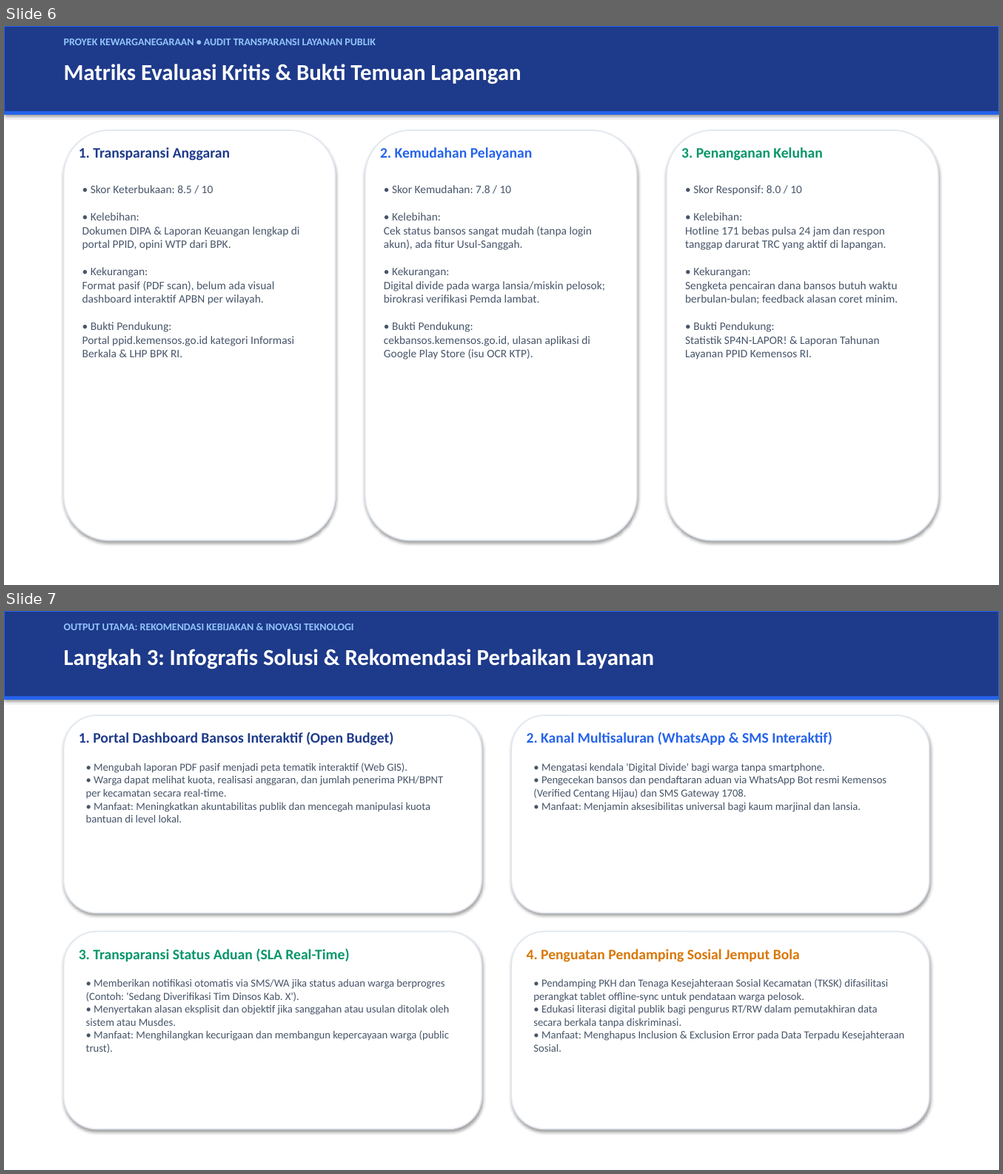
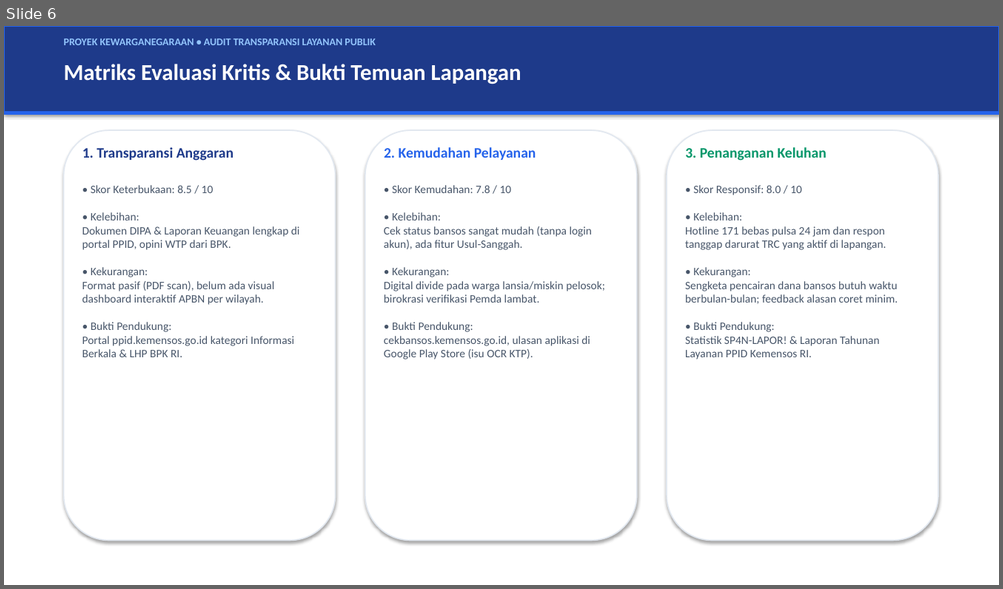
Before and after one commit to lionelsabdani36-ai/duckvaulta, a slide deck: apps/kemensos-audit/Audit_Transparansi_Kemensos_Kelompok.pptx. Shown one above the other, each under a label of ours: slides 6 and 7 before the commit, slide 6 after it. The pictures are 1003x1174 and 1003x589 pixels, drawn with LibreOffice and Linux fonts; fonts in the diff are those of the drawing. Boxes give left, top, right and bottom in pixels: in the first picture for what was removed or moved away, otherwise in the second. Text is boxed around its words. In the diff, an @@ line names an element or a change of style, - is before the commit and + after.

Commit message:
feat(civic): embed 1080p visual infographic slide into PPTX deck and sync assets

```diff
--- a/apps/kemensos-audit/Audit_Transparansi_Kemensos_Kelompok.pptx
+++ b/apps/kemensos-audit/Audit_Transparansi_Kemensos_Kelompok.pptx
@@ slide 7 removed at [4,611,999,1170], background #FFFFFF @@
@@ rectangle removed at [4,611,999,697] @@
@@ text removed at [64,624,354,630] @@
-OUTPUT UTAMA: REKOMENDASI KEBIJAKAN & INOVASI TEKNOLOGI
@@ text removed at [64,649,654,669] @@
-Langkah 3: Infografis Solusi & Rekomendasi Perbaikan Layanan
@@ rectangle removed at [4,697,999,700] @@
@@ rounded rectangle removed at [64,715,481,913] @@
@@ rounded rectangle removed at [512,715,929,913] @@
@@ text removed at [79,732,394,746] @@
-1. Portal Dashboard Bansos Interaktif (Open Budget)
@@ text removed at [526,732,832,745] @@
-2. Kanal Multisaluran (WhatsApp & SMS Interaktif)
@@ text removed at [86,763,443,823] @@
-• Mengubah laporan PDF pasif menjadi peta tematik interaktif (Web GIS).
-• Warga dapat melihat kuota, realisasi anggaran, dan jumlah penerima PKH/BPNT per kecamatan secara real-time.
-• Manfaat: Meningkatkan akuntabilitas publik dan mencegah manipulasi kuota bantuan di level lokal.
@@ text removed at [533,763,886,812] @@
-• Mengatasi kendala 'Digital Divide' bagi warga tanpa smartphone.
-• Pengecekan bansos dan pendaftaran aduan via WhatsApp Bot resmi Kemensos (Verified Centang Hijau) dan SMS Gateway 1708.
-• Manfaat: Menjamin aksesibilitas universal bagi kaum marjinal dan lansia.
@@ rounded rectangle removed at [64,932,481,1130] @@
@@ rounded rectangle removed at [512,932,929,1130] @@
@@ text removed at [79,948,349,962] @@
-3. Transparansi Status Aduan (SLA Real-Time)
@@ text removed at [526,949,800,963] @@
-4. Penguatan Pendamping Sosial Jemput Bola
@@ text removed at [86,980,449,1054] @@
-• Memberikan notifikasi otomatis via SMS/WA jika status aduan warga berprogres (Contoh: 'Sedang Diverifikasi Tim Dinsos Kab. X').
-• Menyertakan alasan eksplisit dan objektif jika sanggahan atau usulan ditolak oleh sistem atau Musdes.
-• Manfaat: Menghilangkan kecurigaan dan membangun kepercayaan warga (public trust).
@@ text removed at [533,979,904,1052] @@
-• Pendamping PKH dan Tenaga Kesejahteraan Sosial Kecamatan (TKSK) difasilitasi perangkat tablet offline-sync untuk pendataan warga pelosok.
-• Edukasi literasi digital publik bagi pengurus RT/RW dalam pemutakhiran data secara berkala tanpa diskriminasi.
-• Manfaat: Menghapus Inclusion & Exclusion Error pada Data Terpadu Kesejahteraan Sosial.
@@ slide 6 changed as well @@
@@ text "1. Transparansi Anggaran": place and size @@
-text "1. Transparansi Anggaran" at [79,147,230,161]
+text "1. Transparansi Anggaran" at [82,147,233,161]
@@ text "2. Kemudahan Pelayanan": place and size @@
-text "2. Kemudahan Pelayanan" at [380,147,532,160]
+text "2. Kemudahan Pelayanan" at [384,147,536,160]
@@ text "3. Penanganan Keluhan": place and size @@
-text "3. Penanganan Keluhan" at [681,147,822,161]
+text "3. Penanganan Keluhan" at [685,147,826,161]
```
Also in this commit, not shown: 6 other slides changed, 1 slide added, 2 other files.
